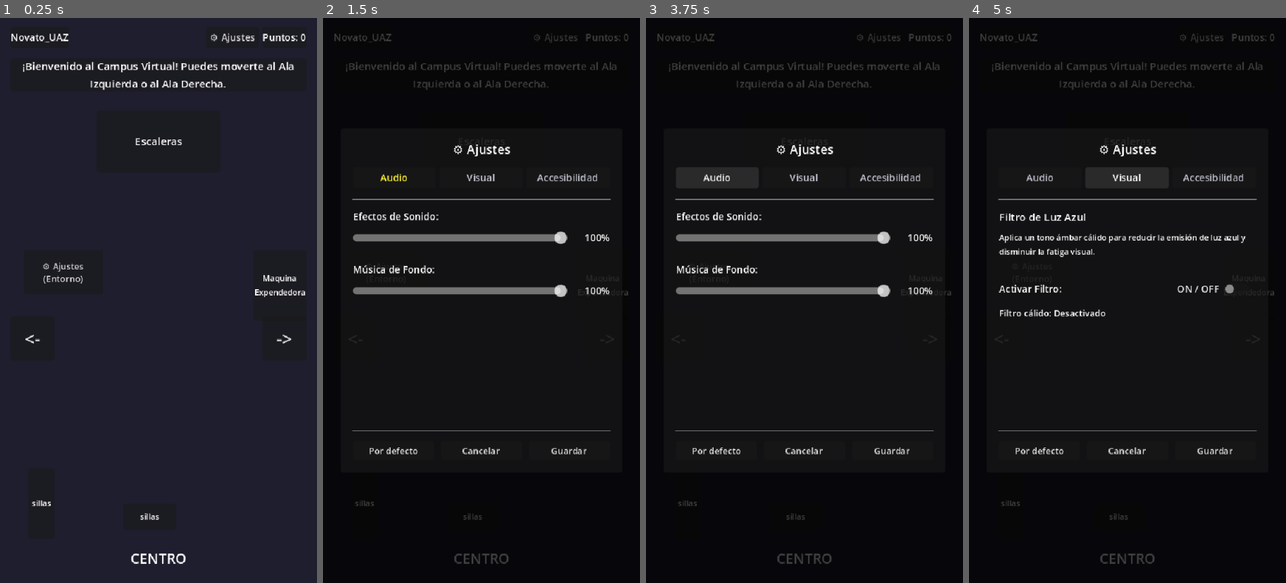
Above: before the commit, frames 1-4 (left to right).
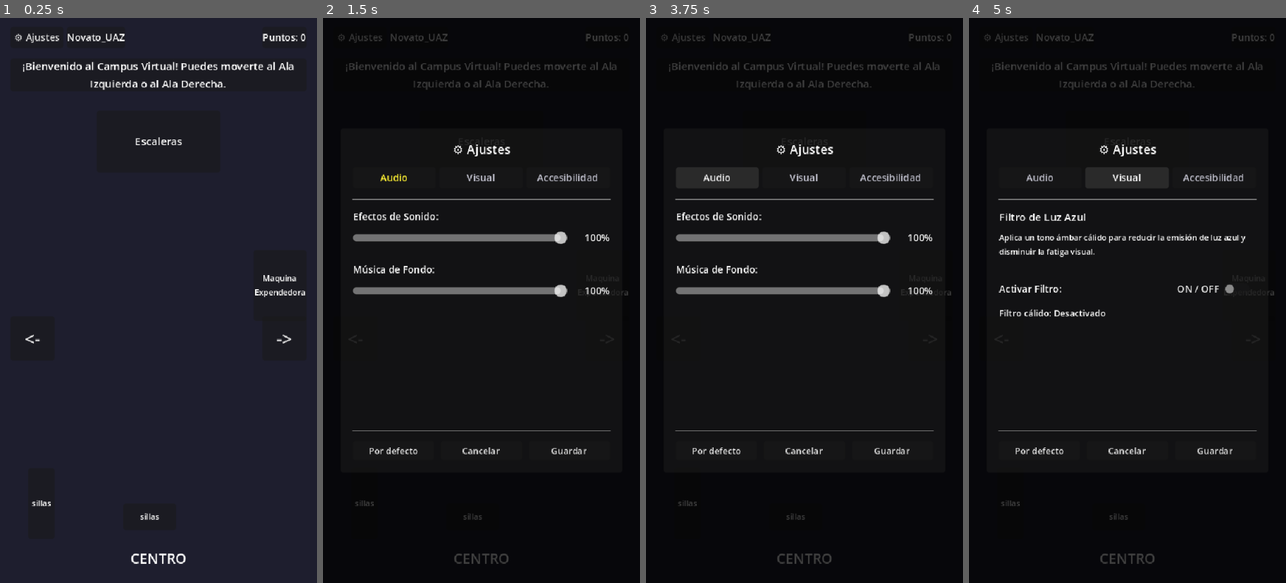
Above: after the commit, the same moments.

Repository: Bijou91/Morelosoft-International-Solutions
Game: Godot game, scene res://scenes/campus/Lobby.tscn
Two runs of this game, one before a commit and one after it. Both use one fixed random seed, a clock stepped at 60 frames per second and the inputs below.
Inputs:
- Up to frame 1 (0.25 s): no input
- Up to frame 2 (1.5 s): click "⚙ Ajustes" at 0.5 s; click "⚙ Ajustes (Entorno)" (after the commit: "⚙ Ajustes") at 1.25 s
- Up to frame 3 (3.75 s): click "<-" at 2 s; click "->" at 2.75 s; click "Audio" at 3.5 s
- Up to frame 4 (5 s): click "Visual" at 4.25 s

The runs differ from the first frame. In frame 1, 0.6% of the frame differs, in the area x 3-81%, y 2-47%; in frame 2, 0.2%; in frame 3, 0.2%; in frame 4, 0.2%.

Commit message:
feat(ui, debug): reubicar boton de ajustes y anadir atajos de depuracion para QA
- UI: Remocion del boton duplicado de ajustes en el lobby central y reubicacion en la esquina superior izquierda del HUD.
- MiniGameBase: Atajo F8 / Ctrl+W para victoria instantanea con 3 estrellas en el minijuego activo.
- StateManager: Atajo F9 / Ctrl+Shift+W para desbloquear y superar los 8 minijuegos al 100%, y F12 / Ctrl+Shift+R para resetear progreso.
- ClassroomBase: Actualizacion reactiva de minijuegos completados al emitir eventos globales.

Diff:
--- a/pixeling/scenes/campus/Lobby.gd
+++ b/pixeling/scenes/campus/Lobby.gd
@@ -23,7 +23,6 @@
 @onready var btn_right_to_center: Button = $VBox/RoomsContainer/RoomRight/BtnToCenter
 
 @onready var btn_ajustes: Button = $VBox/TopHUD/BtnAjustes
-@onready var btn_ajustes_center: Button = $VBox/RoomsContainer/RoomCenter/BtnAjustesCenter
 @onready var settings_modal: Control = $SettingsModal
 
 func _ready() -> void:
@@ -32,7 +31,6 @@
 
 	# Modal de Ajustes (CU-01)
 	btn_ajustes.pressed.connect(_open_settings)
-	btn_ajustes_center.pressed.connect(_open_settings)
 
 	# Configuración inicial: Mostrar Centro (Lobby principal)
 	_show_room(room_center)
--- a/pixeling/scenes/campus/Lobby.tscn
+++ b/pixeling/scenes/campus/Lobby.tscn
@@ -37,6 +37,11 @@
 [node name="TopHUD" type="HBoxContainer" parent="VBox"]
 layout_mode = 2
 
+[node name="BtnAjustes" type="Button" parent="VBox/TopHUD"]
+layout_mode = 2
+theme_override_font_sizes/font_size = 11
+text = "⚙ Ajustes"
+
 [node name="UserBadge" type="PanelContainer" parent="VBox/TopHUD"]
 layout_mode = 2
 
@@ -48,11 +53,6 @@
 [node name="Spacer" type="Control" parent="VBox/TopHUD"]
 layout_mode = 2
 size_flags_horizontal = 3
-
-[node name="BtnAjustes" type="Button" parent="VBox/TopHUD"]
-layout_mode = 2
-theme_override_font_sizes/font_size = 11
-text = "⚙ Ajustes"
 
 [node name="PointsBadge" type="PanelContainer" parent="VBox/TopHUD"]
 layout_mode = 2
@@ -232,19 +232,6 @@
 horizontal_alignment = 1
 vertical_alignment = 1
 
-[node name="BtnAjustesCenter" type="Button" parent="VBox/RoomsContainer/RoomCenter"]
-layout_mode = 1
-anchors_preset = 4
-anchor_top = 0.5
-anchor_bottom = 0.5
-offset_left = 15.0
-offset_top = -100.0
-offset_right = 105.0
-offset_bottom = -50.0
-grow_vertical = 2
-theme_override_font_sizes/font_size = 10
-text = "⚙ Ajustes\n(Entorno)"
-
 [node name="Sillas1" type="Panel" parent="VBox/RoomsContainer/RoomCenter"]
 layout_mode = 1
 anchors_preset = 2
--- a/pixeling/scenes/classroom/ClassroomBase.gd
+++ b/pixeling/scenes/classroom/ClassroomBase.gd
@@ -24,6 +24,10 @@
 		lbl_tip.text = "%s:\n\"%s\"" % [teacher_name, teacher_tip]
 	if btn_back:
 		btn_back.pressed.connect(_on_back_to_lobby)
+
+	if EventBus:
+		EventBus.minigame_completed.connect(func(_id, _res): _populate_minigames())
+		EventBus.points_updated.connect(func(_tot, _delta): _populate_minigames())
 
 	_populate_minigames()
 
--- a/pixeling/scenes/minigames/programacion/roboflow/RoboFlow.gd
+++ b/pixeling/scenes/minigames/programacion/roboflow/RoboFlow.gd
@@ -115,8 +115,12 @@
 func _on_iniciar_pressed() -> void:
 	if AudioManager.has_method("play_click"):
 		AudioManager.play_click()
-
-	current_difficulty = selected_diff
+	start_game(selected_diff)
+
+func start_game(diff: String = "NORMAL") -> void:
+	super.start_game(diff)
+	current_difficulty = diff
+	selected_diff = diff
 	setup_level(current_difficulty)
 	_show_screen(screen_game)
 
--- a/pixeling/scripts/core/StateManager.gd
+++ b/pixeling/scripts/core/StateManager.gd
@@ -212,3 +212,54 @@
 
 func get_username() -> String:
 	return player_data.profile.username
+
+func _unhandled_input(event: InputEvent) -> void:
+	if event is InputEventKey and event.pressed and not event.echo:
+		# F9 o Ctrl+Shift+W: Desbloquear y completar todos los minijuegos con 3 estrellas
+		if event.keycode == KEY_F9 or (event.keycode == KEY_W and event.ctrl_pressed and event.shift_pressed):
+			debug_unlock_all_minigames()
+		# F12 o Ctrl+Shift+R: Resetear progreso para pruebas limpias
+		elif event.keycode == KEY_F12 or (event.keycode == KEY_R and event.ctrl_pressed and event.shift_pressed):
+			debug_reset_progress()
+
+## Atajo de depuración: Marca todos los minijuegos como completados con 3 estrellas y otorga puntos
+func debug_unlock_all_minigames() -> void:
+	var all_games := [
+		"lluvia_requerimientos",
+		"include_extend",
+		"roboflow",
+		"datadrop",
+		"derby_de_bateo",
+		"mansion_escape",
+		"terminal_linux",
+		"exploracion_archivos"
+	]
+	var minigames: Dictionary = player_data.progress.minigames
+	for g in all_games:
+		minigames[g] = {
+			"completed": true,
+			"score": 1000,
+			"stars": 3
+		}
+	player_data.economy.points = 8000
+	save_data()
+	EventBus.points_updated.emit(player_data.economy.points, 8000)
+	for g in all_games:
+		EventBus.minigame_completed.emit(g, minigames[g])
+	print("[DEBUG QA] ¡Todos los minijuegos desbloqueados con 3 estrellas (⭐⭐⭐) y 8,000 puntos!")
+
+## Atajo de depuración: Resetea el progreso a 0
+func debug_reset_progress() -> void:
+	var minigames: Dictionary = player_data.progress.minigames
+	for g in minigames:
+		minigames[g] = {
+			"completed": false,
+			"score": 0,
+			"stars": 0
+		}
+	player_data.economy.points = 0
+	save_data()
+	EventBus.points_updated.emit(0, 0)
+	for g in minigames:
+		EventBus.minigame_completed.emit(g, minigames[g])
+	print("[DEBUG QA] Progreso reseteado a 0.")
--- a/pixeling/scripts/minigames/MiniGameBase.gd
+++ b/pixeling/scripts/minigames/MiniGameBase.gd
@@ -90,3 +90,45 @@
 
 	StateManager.record_minigame_result(active_id, result)
 	game_finished.emit(result)
+
+func _unhandled_input(event: InputEvent) -> void:
+	if event is InputEventKey and event.pressed and not event.echo:
+		# F8 o Ctrl+W: Victoria instantánea en el minijuego actual (Modo QA / Documentación)
+		if event.keycode == KEY_F8 or (event.keycode == KEY_W and event.ctrl_pressed):
+			_trigger_debug_win()
+
+## Método de depuración para forzar la victoria con 3 estrellas en el minijuego activo
+func _trigger_debug_win() -> void:
+	print("[DEBUG QA] Forzando victoria instantánea en: ", minigame_id)
+	# Asegurar métricas altas para cálculo de 3 estrellas
+	if "score" in self and get("score") == 0:
+		set("score", 1000)
+	if "total_score" in self and get("total_score") == 0:
+		set("total_score", 1000)
+	if "total_correct" in self and get("total_correct") == 0:
+		set("total_correct", 10)
+	if "total_answered" in self and get("total_answered") == 0:
+		set("total_answered", 10)
+	if "current_lives" in self and "max_lives" in self:
+		if get("max_lives") == 0:
+			set("max_lives", 3)
+		set("current_lives", get("max_lives"))
+	if "instructions" in self:
+		set("instructions", [])
+
+	if has_method("_handle_victory"):
+		call("_handle_victory")
+	elif has_method("handle_victory"):
+		call("handle_victory")
+	elif has_method("_handle_win"):
+		call("_handle_win")
+	elif has_method("finish_level"):
+		call("finish_level")
+	elif has_method("_on_all_pairs_connected"):
+		call("_on_all_pairs_connected")
+	elif has_method("_handle_game_over"):
+		set("total_correct", 10)
+		set("total_score", 1500)
+		call("_handle_game_over", "¡Derby Superado con Éxito (Modo Debug QA)!")
+	else:
+		finish_game(true, 1000, 3, "Victoria Debug QA")
